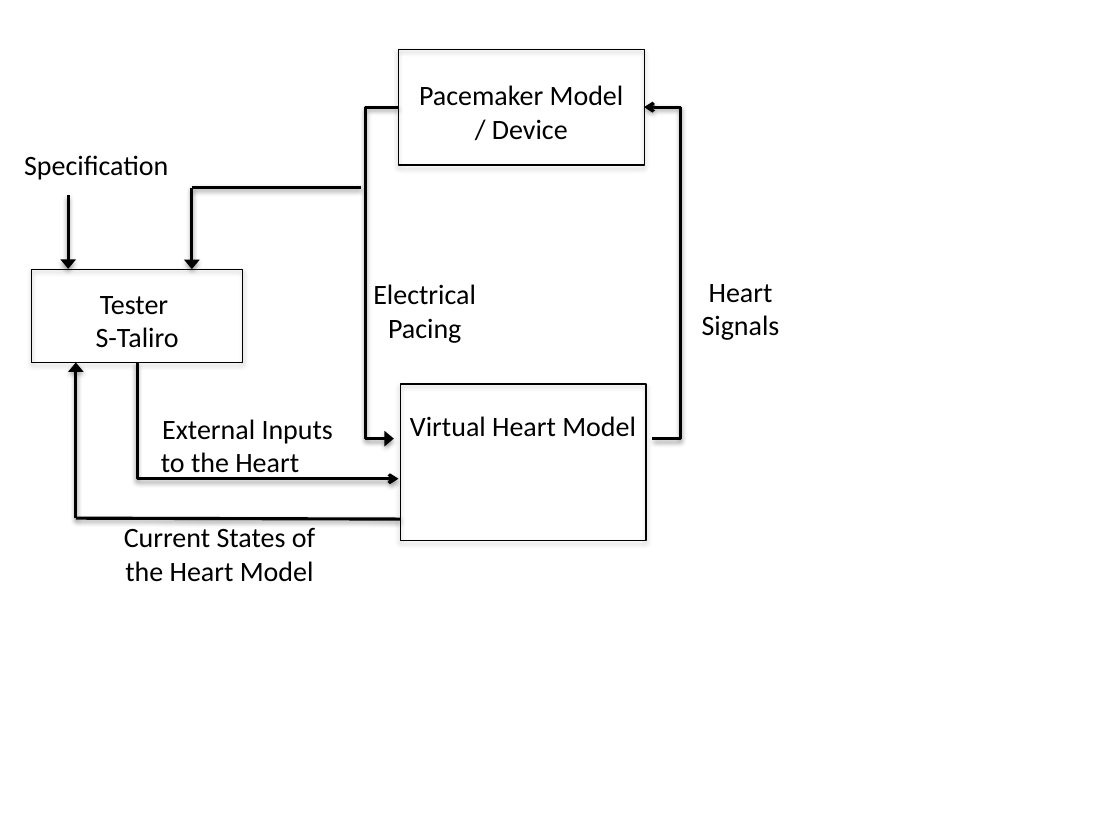
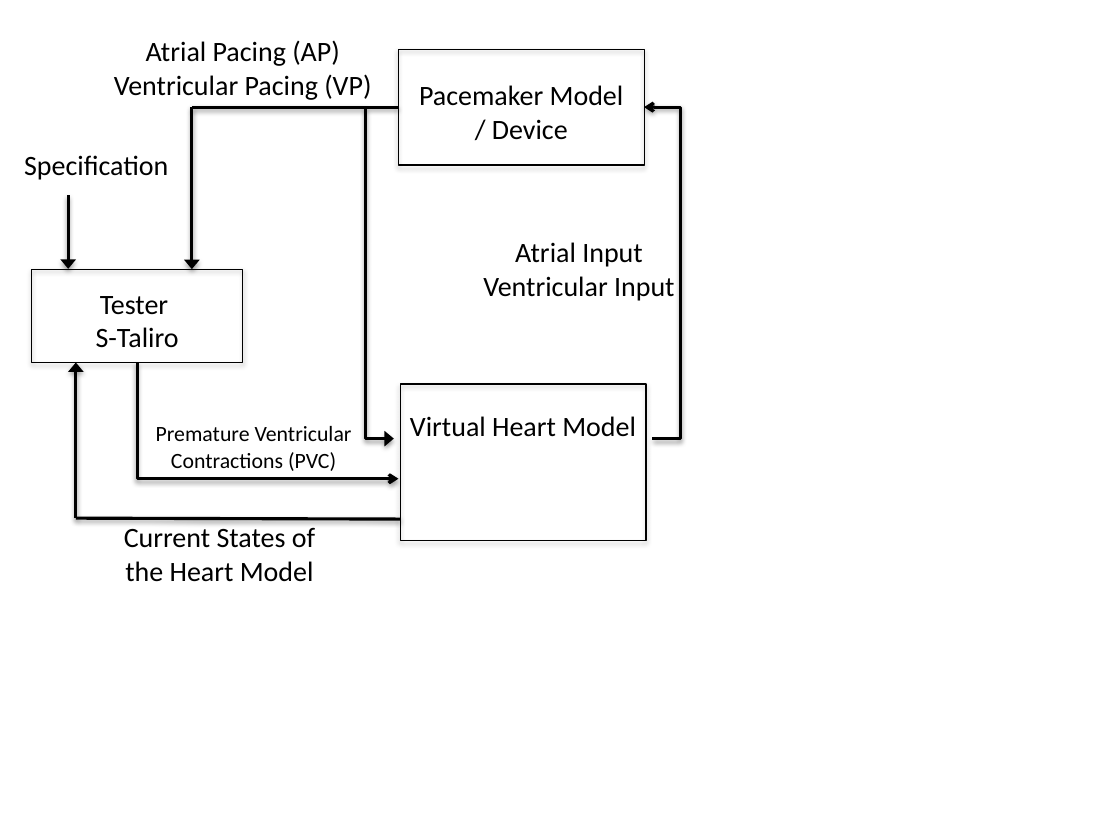
Before and after one commit to mlab-upenn/VHM-EMBC15, a slide deck: slide 1 of paper/figures/reqGuidedTesting.pptx. Drawn at 1120x840 pixels with LibreOffice and Linux fonts; fonts in the diff are those of the drawing. Boxes give left, top, right and bottom in pixels: in the first picture for what was removed or moved away, otherwise in the second. Text is boxed around its words. In the diff, an @@ line names an element or a change of style, - is before the commit and + after.

```diff
--- a/paper/figures/reqGuidedTesting.pptx
+++ b/paper/figures/reqGuidedTesting.pptx
@@ text at [114, 40, 371, 100]: text changed @@
-Electrical
-Pacing
+Atrial Pacing (AP)
+Ventricular Pacing (VP)
@@ line moved from (192, 188) - (362, 188) to (192, 108) - (365, 108) @@
@@ arrow moved from (192, 188) - (192, 269) to (192, 108) - (192, 269) @@
@@ text added at [483, 242, 674, 301], 18 pt, text #000000 @@
+Atrial Input
+Ventricular Input
@@ text removed at [702, 284, 780, 340] @@
-Heart
-Signals
@@ text at [156, 426, 352, 471]: text changed; size 18 to 14 pt @@
-External Inputs
-to the Heart
+Premature Ventricular
+Contractions (PVC)
```
Also in this commit, not shown: 1 other file.
